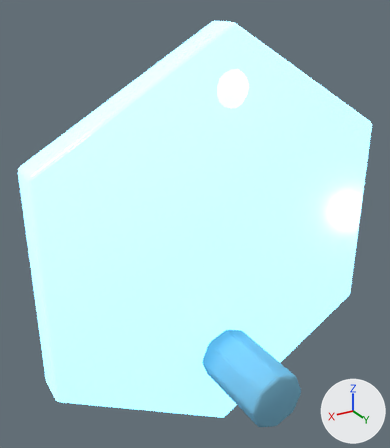
The glTF model public/assets/models/buildings/frost_tower.glb: old version first, new version second.
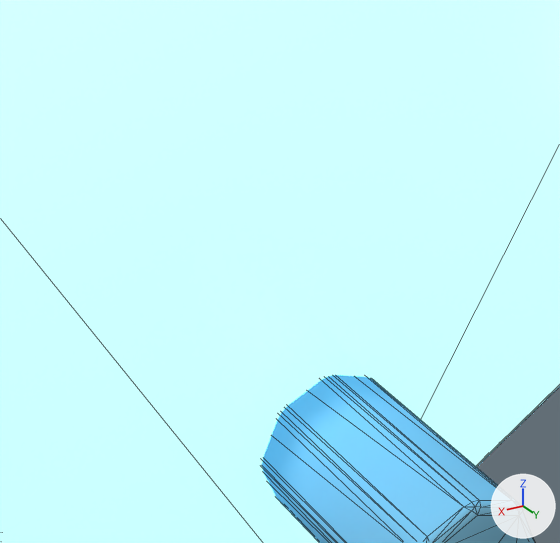
Each version appears first whole from a camera (50 mm lens) standing at (2.72, 4.06, 3.67) and looking at (0.16, -0.19, 1.54), and next in a close-up on the part from 28% to 80% of the width and 43% to 87% of the height. The axes (+X, +Y, +Z) are drawn at lower right. The lights are the same throughout. The last two pictures show the newer version. The close-ups show mesh edges as thin lines. Where no turn or scale is listed for an object, it has been applied to the vertices.

In view in the first close-up: 'plinth', 'spire'.
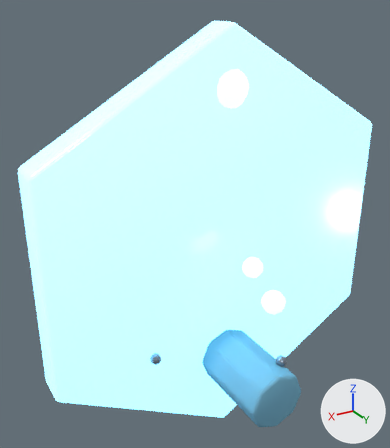
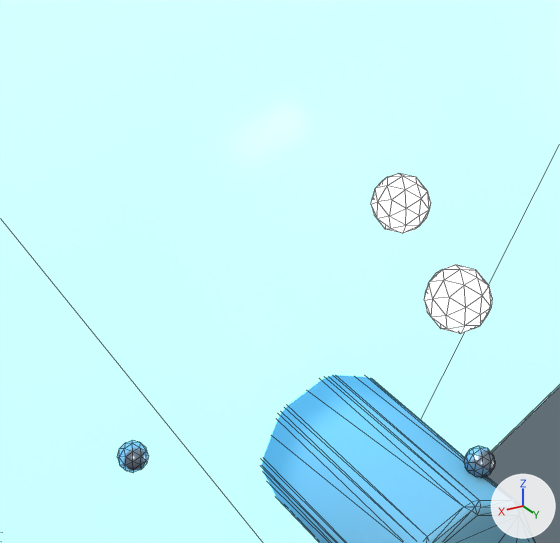
The change, as a diff of the scene's bpy script:
```diff
--- a/public/assets/models/buildings/frost_tower.glb.py
+++ b/public/assets/models/buildings/frost_tower.glb.py
@@ me_icosphere_198 @@
+me_icosphere_198.from_pydata(...)  # an icosphere of 80 faces spanning x -0.0523..0.0523, y -0.055..0.055, z -0.055..0.055
+me_icosphere_198.materials.append(mat_mat_frost_tower_metal)  # greyish blue #99a8b8
@@ me_icosphere_195 @@
+me_icosphere_195.from_pydata(...)  # an icosphere of 80 faces spanning x -0.105..0.105, y -0.11..0.11, z -0.11..0.11
+me_icosphere_195.materials.append(mat_mat_frost_tower_glow)  # cyan #adf8ff, glowing cyan #adf8ff
@@ me_icosphere_200 @@
+me_icosphere_200.from_pydata(...)  # an icosphere of 80 faces spanning x -0.095..0.095, y -0.1..0.1, z -0.1..0.1
+me_icosphere_200.materials.append(mat_mat_frost_tower_glow)  # cyan #adf8ff, glowing cyan #adf8ff
@@ ob_plinthbolt_2 @@
+ob_plinthbolt_2 = bpy.data.objects.new('plinthBolt.2', me_icosphere_198)
+ob_plinthbolt_2.location = (-0.178, 0.841, 0.42)
@@ ob_plinthbolt_1 @@
+ob_plinthbolt_1 = bpy.data.objects.new('plinthBolt.1', me_icosphere_198.copy())
+ob_plinthbolt_1.location = (0.838, 0.195, 0.42)
@@ ob_identitylamp @@
+ob_identitylamp = bpy.data.objects.new('identityLamp', me_icosphere_195)
+ob_identitylamp.location = (0.0, 0.88, 1.15)
@@ ob_ammolamp @@
+ob_ammolamp = bpy.data.objects.new('ammoLamp', me_icosphere_200)
+ob_ammolamp.location = (0.0, 0.56, 1.35)
```

Location of each change, [x1, y1, x2, y2] in pixels of the close-ups (560 x 543 px):
'identityLamp', added: after [424, 265, 492, 334]
'ammoLamp', added: after [371, 174, 431, 233]
'plinthBolt.2', added: after [464, 446, 495, 477]
'plinthBolt.1', added: after [117, 440, 149, 472]
